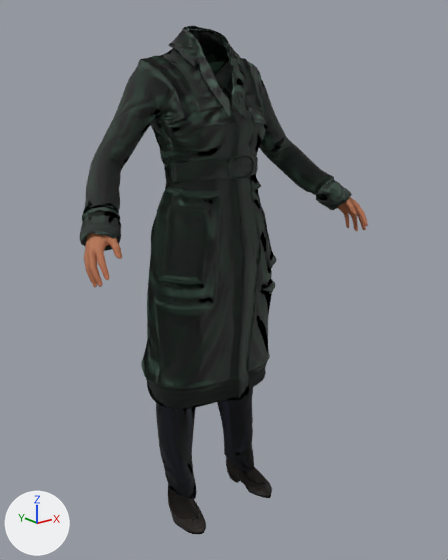
A saved change to the glTF model assets/people/mh/ines.dress-warm.gltf.
Camera for both pictures: a 50 mm lens placed at (-1.114, -1.438, 0.212), pointed at (0.028, -0.011, -0.359). The axes (+X, +Y, +Z) are drawn at lower left. The lights are the same throughout. The first picture is the older version. Where no turn or scale is listed for an object, it has been applied to the vertices.

Objects in the first picture: 'body', 'clothes:punkduck_winter_coat', 'clothes:toigo_ankle_boots_female', 'clothes:toigo_wool_pants'.
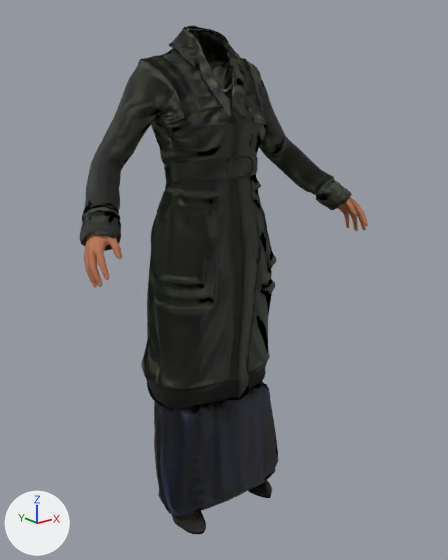
The newer file is also turned or shifted as a whole; pictures and numbers use the older file's frame.

Boxes [x1, y1, x2, y2] around the edits, measured in the pictures (448 x 560 px):
'clothes:mindfront_f_dress_09', added
    after: [154, 77, 278, 515]
'clothes:toigo_wool_pants', deleted
    before: [156, 387, 254, 499]
'clothes:elvs_ruffle_sleeve_peasant_blouse_1', added
    after: [213, 66, 233, 103]

What the commit changed:
Picture 'weave:wool:mindfront_f_dress_09:in' (img_weave_wool_mindfront_f_dress_09_in) is new.
Picture '12d4cf5628bf314f4af9.webp' (img_12d4cf5628bf314f4af9_webp) is new.
Picture 'weave:canvas:elvs_ruffle_sleeve_peasant_blouse_1:in' (img_weave_canvas_elvs_ruffle_sleeve_peasant_blouse_1_in) is new.
Picture '265cc3f7514bd9b720c8.webp' (img_265cc3f7514bd9b720c8_webp) is new.
Material 'clothes:mindfront_f_dress_09' (mat_clothes_mindfront_f_dress_09) is new.
Uses the picture img_12d4cf5628bf314f4af9_webp.
Uses the picture img_weave_wool_mindfront_f_dress_09_in.
Material 'clothes:elvs_ruffle_sleeve_peasant_blouse_1' (mat_clothes_elvs_ruffle_sleeve_peasant_blouse_1) is new.
Uses the picture img_265cc3f7514bd9b720c8_webp.
Uses the picture img_weave_canvas_elvs_ruffle_sleeve_peasant_blouse_1_in.
Mesh me_clothes_mindfront_f_dress_09 is new.
It has 7974 vertices, 15180 faces and spans x -0.447..0.448, y 0.161..0.493, z -0.271..1.081.
It uses material mat_clothes_mindfront_f_dress_09.
Mesh me_clothes_elvs_ruffle_sleeve_peasant_blouse_1 is new.
It has 2911 vertices, 4983 faces and spans x -0.155..0.154, y 0.221..0.44, z 0.568..1.102.
It uses material mat_clothes_elvs_ruffle_sleeve_peasant_blouse_1.
Object 'clothes:toigo_wool_pants' (ob_clothes_toigo_wool_pants) is deleted.
Object 'clothes:mindfront_f_dress_09' (ob_clothes_mindfront_f_dress_09) is new; it shows me_clothes_mindfront_f_dress_09.
Its location is (0.0, -0.308, -0.816).
Object 'clothes:elvs_ruffle_sleeve_peasant_blouse_1' (ob_clothes_elvs_ruffle_sleeve_peasant_blouse_1) is new; it shows me_clothes_elvs_ruffle_sleeve_peasant_blouse_1.
Its location is (0.0, -0.308, -0.816).
